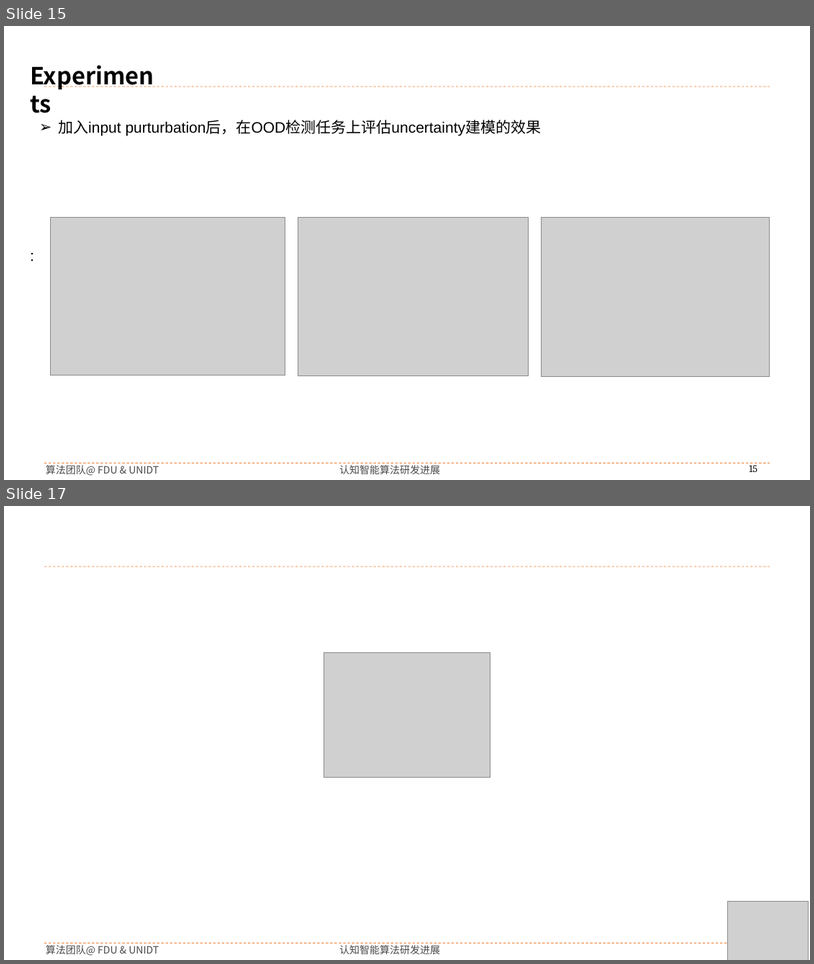
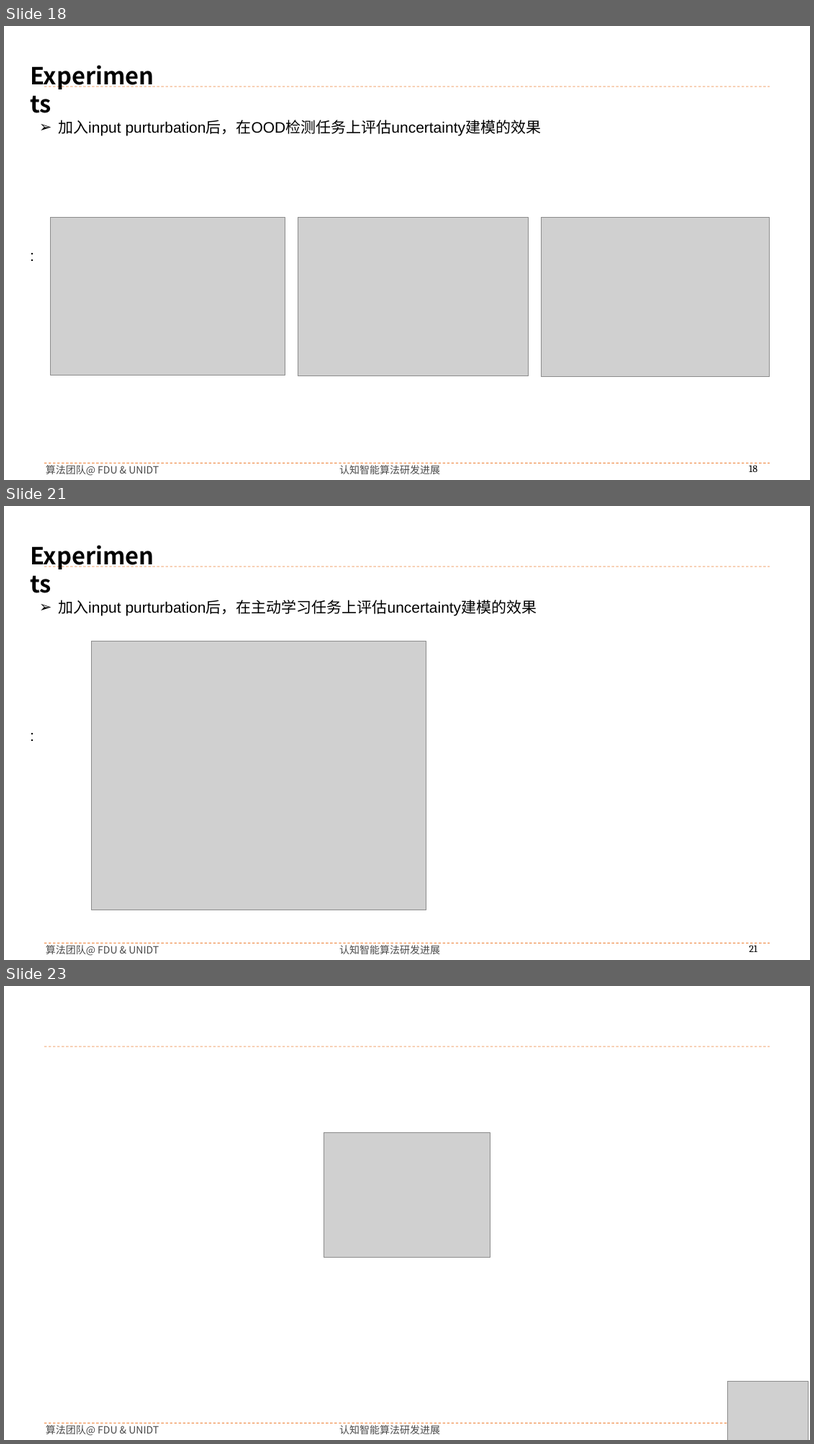
Before and after one commit to buyizhiyou/YYMUncertainty, a slide deck: pre/2024-06-21汇报.pptx. Shown one above the other, each under a label of ours: slides 15 and 17 before the commit, slides 18, 21 and 23 after it; the slides between them are not shown. The pictures are 814x964 and 814x1444 pixels, drawn with LibreOffice and Linux fonts; fonts in the diff are those of the drawing; grey boxes stand for pictures; background and template pictures are left out. Boxes give left, top, right and bottom in pixels: in the first picture for what was removed or moved away, otherwise in the second. Text is boxed around its words. In the diff, an @@ line names an element or a change of style, - is before the commit and + after.

```diff
--- a/pre/2024-06-21汇报.pptx
+++ b/pre/2024-06-21汇报.pptx
@@ slide 21 added at [4, 506, 810, 960], background #FFFFFF; not listed: 5 template elements that a slide beside it also shows @@
@@ text added at [24, 538, 165, 572], 28 pt, text #000000, bold @@
+Experiments
@@ text added at [58, 600, 538, 616], 18 pt, text #000000 @@
+➢ 加入input purturbation后，在主动学习任务上评估uncertainty建模的效果
@@ picture added at [91, 641, 426, 909] @@
@@ text added at [24, 723, 101, 747], 18 pt, text #000000 @@
+:
@@ what was slide 15 is now slide 18 @@
@@ page number at [749, 462, 758, 472]: text changed @@
-15
+18
@@ what was slide 17 is now slide 23 @@
```
Also in this commit, not shown: 3 slides changed, 5 other slides added, 57 other files.
